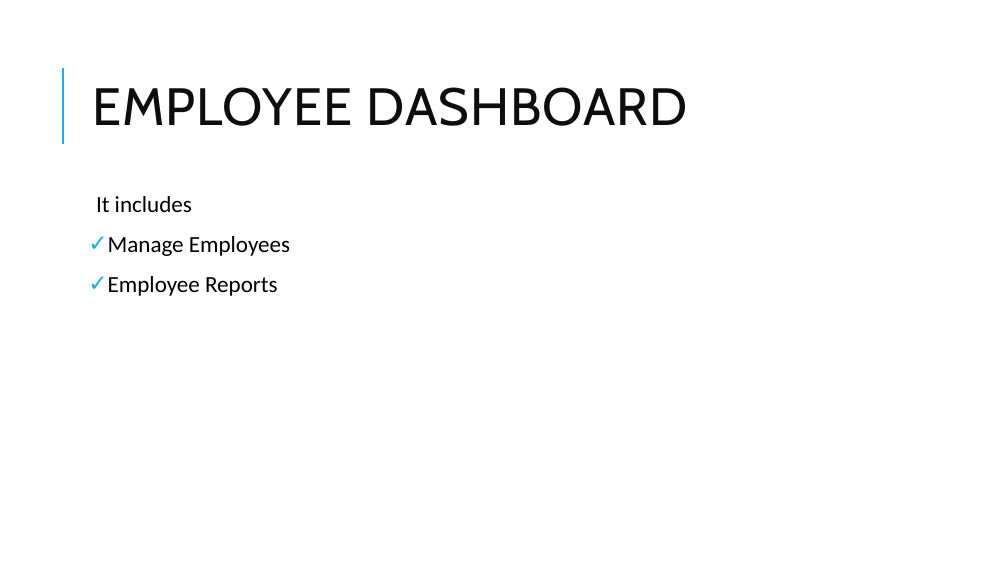
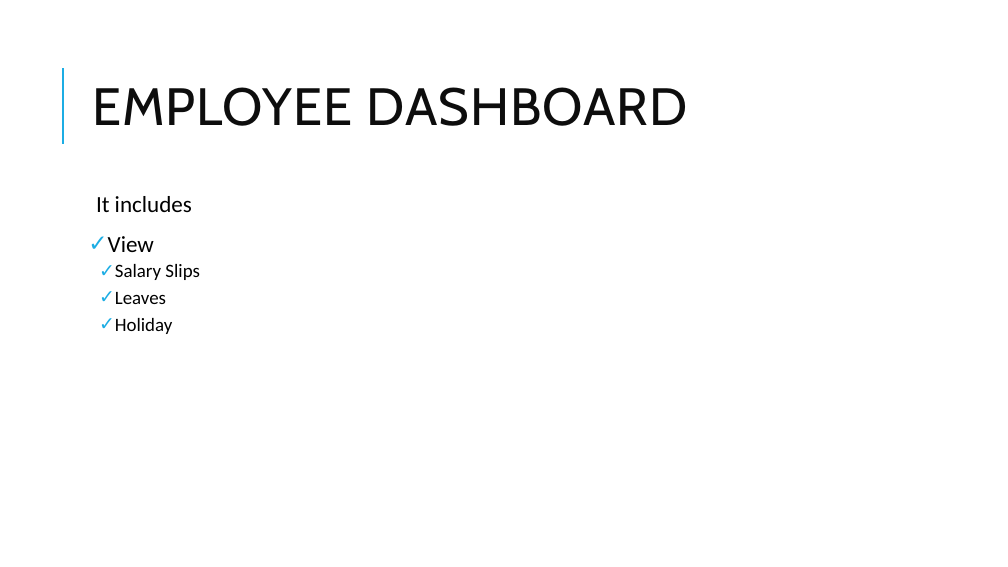
Before and after one commit to 140053/payroll-system, a slide deck: slide 4 of DATABASE FILE/Payroll System Concept.pptx. Drawn at 1008x567 pixels with LibreOffice and Linux fonts; fonts in the diff are those of the drawing. Boxes give left, top, right and bottom in pixels: in the first picture for what was removed or moved away, otherwise in the second. Text is boxed around its words. In the diff, an @@ line names an element or a change of style, - is before the commit and + after.

```diff
--- a/DATABASE FILE/Payroll System Concept.pptx
+++ b/DATABASE FILE/Payroll System Concept.pptx
@@ text at (x1=108, y1=236, x2=200, y2=334): text changed; size 22 to 18 pt @@
-✓ Manage Employees
-✓ Employee Reports
+✓ View
+  ✓ Salary Slips
+  ✓ Leaves
+  ✓ Holiday
```
Also in this commit, not shown: 1 other slide changed, 1 slide added, 20 other files.
